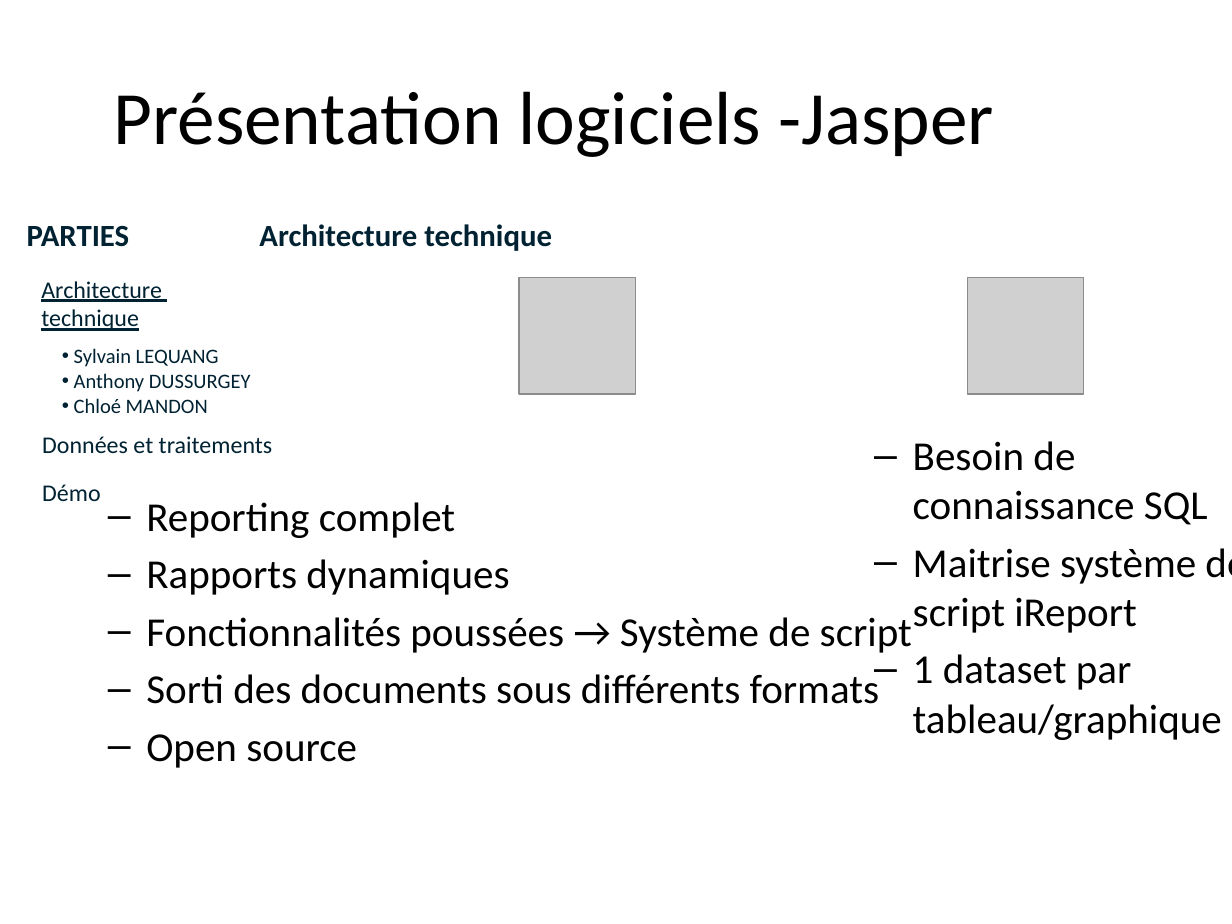
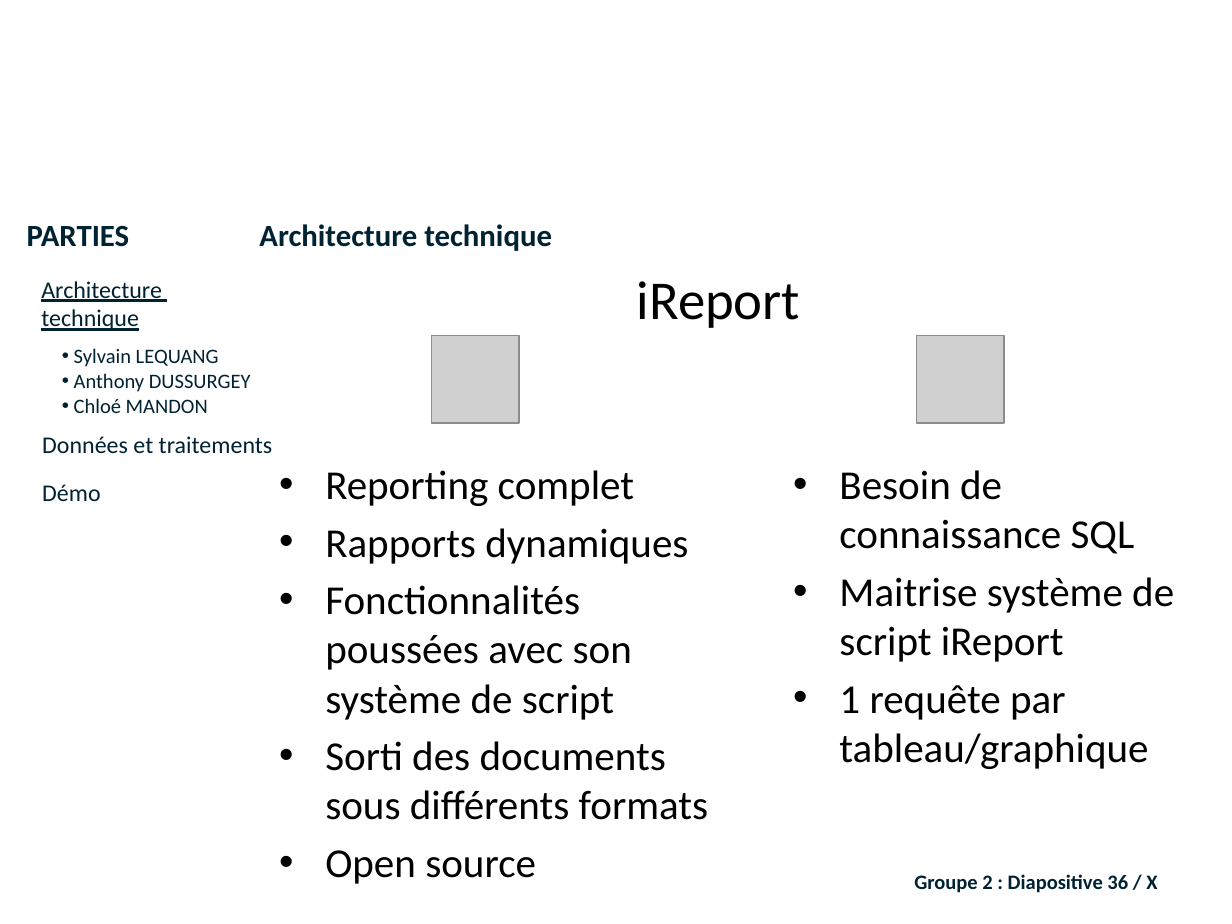
Before and after one commit to lobtec/dartiesgroupe2, a slide deck: slide 36 of PROJET/Soutenance Finale/Présentation finale.pptx (slide 45 before the commit). Drawn at 1232x924 pixels with LibreOffice and Linux fonts; fonts in the diff are those of the drawing; grey boxes stand for pictures; background and template pictures are left out. Boxes give left, top, right and bottom in pixels: in the first picture for what was removed or moved away, otherwise in the second. Text is boxed around its words. In the diff, an @@ line names an element or a change of style, - is before the commit and + after.

```diff
--- a/PROJET/Soutenance Finale/Présentation finale.pptx
+++ b/PROJET/Soutenance Finale/Présentation finale.pptx
@@ title removed at [113,91,994,157] @@
-Présentation logiciels -Jasper
@@ text added at [637,281,801,328], 32 pt, text #000000 @@
+iReport
@@ picture: place and size @@
-picture at [519,277,634,393]
+picture at [431,336,519,424]
@@ picture: place and size @@
-picture at [967,277,1083,393]
+picture at [917,336,1004,424]
@@ text "Reporting complet": place and size @@
-text "Reporting complet" at [146,502,879,768]
+text "Reporting complet" at [325,470,709,884]
@@ text at [325,470,709,884]: bullet – to •; list level 2 to 1 in "Reporting complet"; list level 2 to 1 in "Rapports dynamiques"; list level 2 to 1 in "Sorti des documents sous différents ..."; list level 2 to 1 in "Open source" @@
@@ text "Besoin de connaissance SQL": place and size @@
-text "Besoin de connaissance SQL" at [820,441,1232,740]
+text "Besoin de connaissance SQL" at [839,470,1174,769]
@@ text at [839,470,1174,662]: bullet – to •; list level 2 to 1 in "Besoin de connaissance SQL"; list level 2 to 1 in "Maitrise système de script iReport" @@
@@ text at [325,585,632,720]: text changed @@
-  – Fonctionnalités poussées → Système de script
+• Fonctionnalités poussées avec son système de script
@@ text at [839,685,1148,769]: text changed @@
-  – 1 dataset par tableau/graphique
+• 1 requête par tableau/graphique
@@ text added at [914,874,1157,893], 12 pt, text #002232, bold @@
+Groupe 2 : Diapositive 36 / X
```
Also in this commit, not shown: 31 other slides changed, 20 slides added, 42 slides removed.
